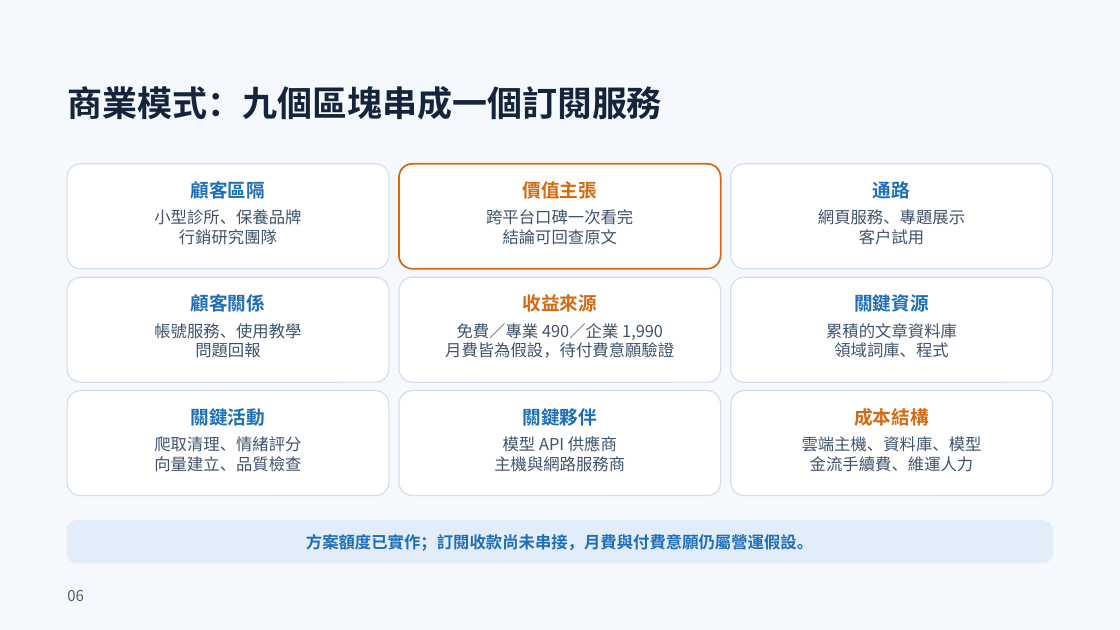
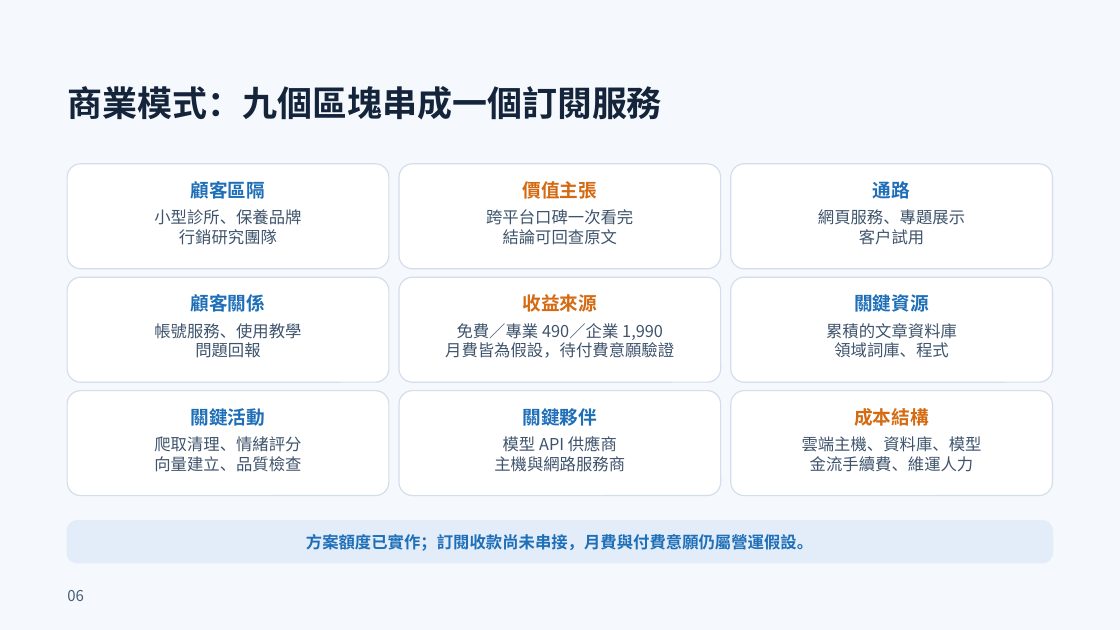
Before and after one commit to xujiaquan05/115405, a slide deck: slide 6 of output/ppt-review-20261011/final/MeBOD_複審簡報_第二輪修訂版.pptx. Drawn at 1120x630 pixels with LibreOffice and Linux fonts; fonts in the diff are those of the drawing. Boxes give left, top, right and bottom in pixels: in the first picture for what was removed or moved away, otherwise in the second. Text is boxed around its words. In the diff, an @@ line names an element or a change of style, - is before the commit and + after.

```diff
--- a/output/ppt-review-20261011/final/MeBOD_複審簡報_第二輪修訂版.pptx
+++ b/output/ppt-review-20261011/final/MeBOD_複審簡報_第二輪修訂版.pptx
@@ rounded rectangle at (399, 164, 721, 269): outline #D46A12 1.5 pt to #D3DEEA 1 pt @@
```
Also in this commit, not shown: 4 other slides changed, 2 other files.
